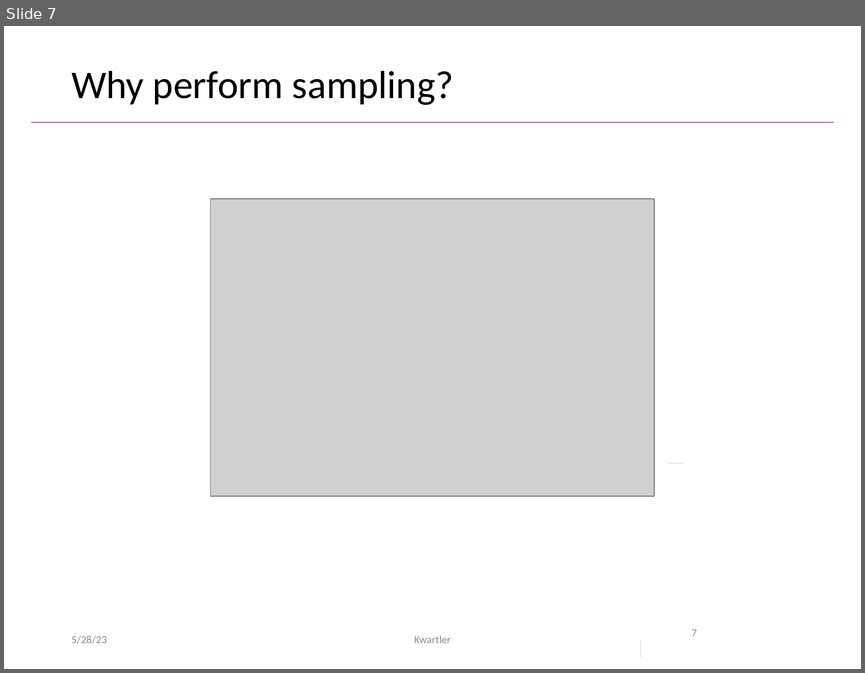
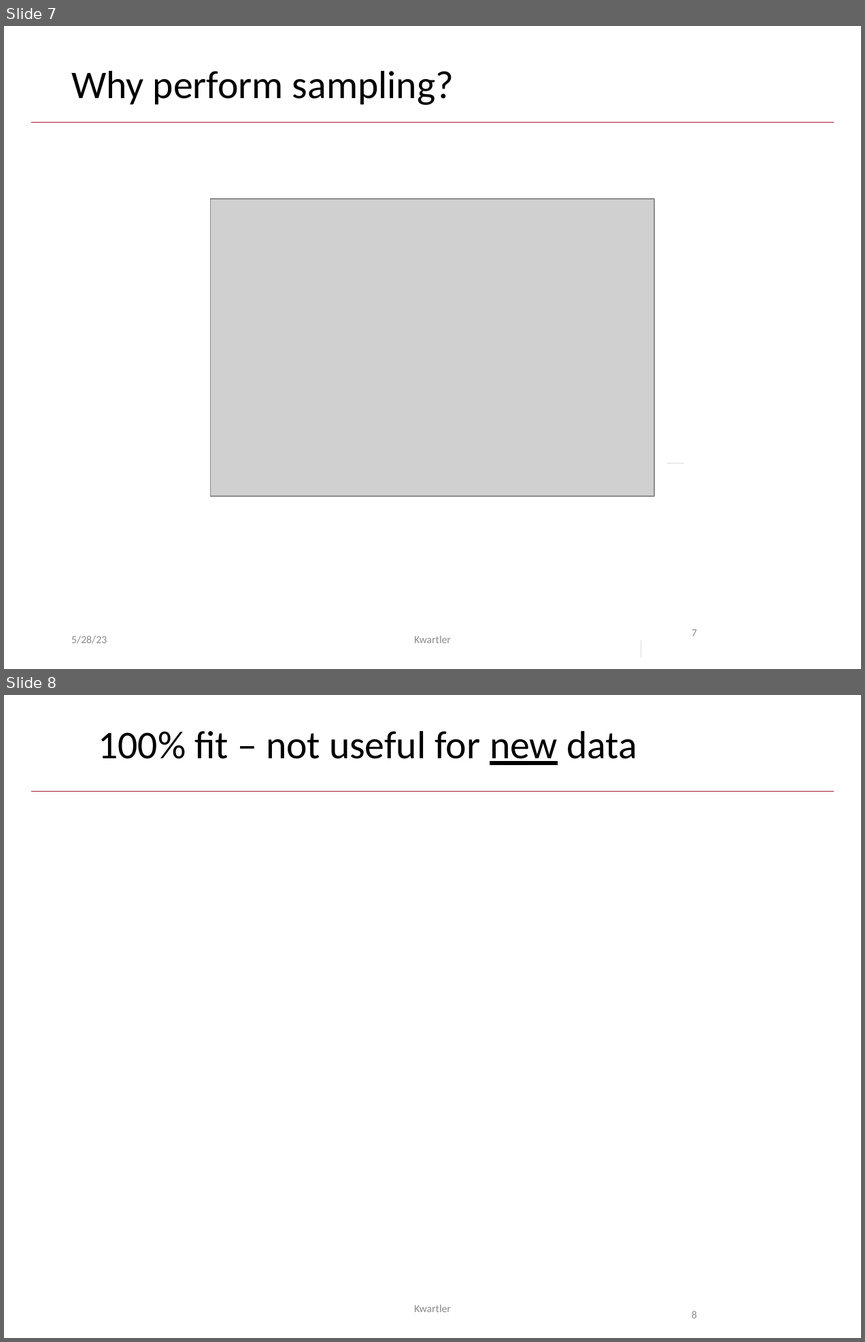
Before and after one commit to kwartler/GSERM_ICPSR, a slide deck: lessons/D_Supervised/A_regression.pptx. Shown one above the other, each under a label of ours: slide 7 before the commit, slides 7 and 8 after it. The pictures are 865x673 and 865x1342 pixels, drawn with LibreOffice and Linux fonts; fonts in the diff are those of the drawing; grey boxes stand for pictures; background and template pictures are left out. Boxes give left, top, right and bottom in pixels: in the first picture for what was removed or moved away, otherwise in the second. Text is boxed around its words. In the diff, an @@ line names an element or a change of style, - is before the commit and + after.

```diff
--- a/lessons/D_Supervised/A_regression.pptx
+++ b/lessons/D_Supervised/A_regression.pptx
@@ slide 8 added at box(4, 695, 861, 1338), background #FFFFFF; not listed: 1 template element that a slide beside it also shows @@
@@ title added at box(98, 731, 637, 765), 33 pt, text #000000 @@
+100% fit – not useful for new data
@@ text added at box(414, 1304, 451, 1312), 9 pt, text #8C8C8C @@
+Kwartler
@@ page number added at box(691, 1310, 697, 1318), 9 pt, text #8C8C8C @@
+8
```
Also in this commit, not shown: 12 slides changed, 7 other slides added, 7 other files.
